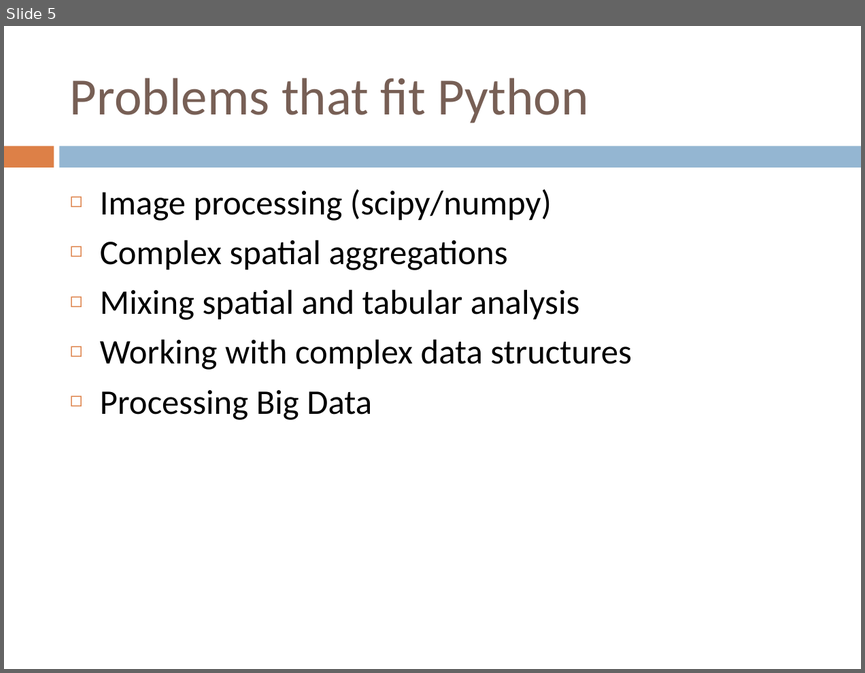
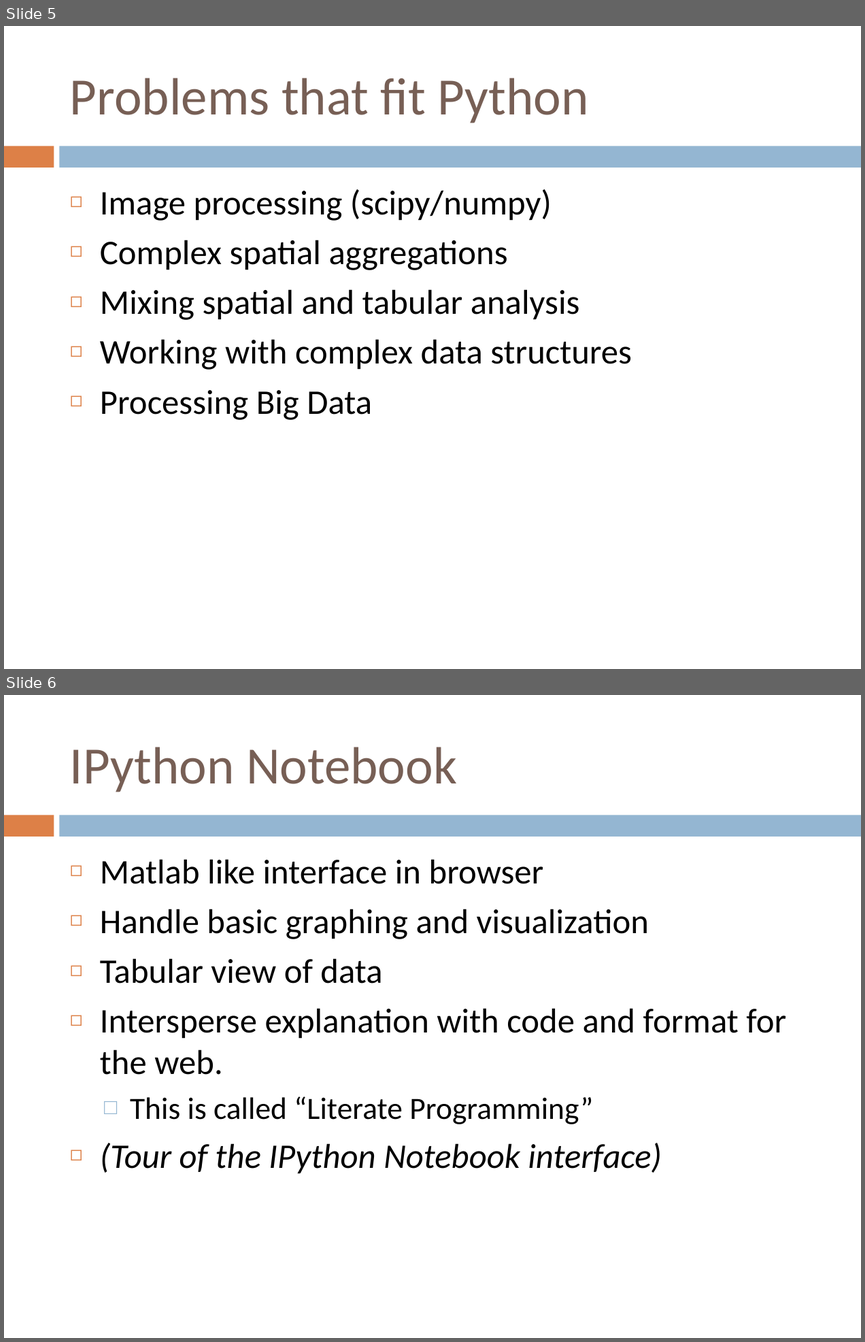
Before and after one commit to NCEAS/oss-2014, a slide deck: day-11/Spatial Data analysis in Python.pptx. Shown one above the other, each under a label of ours: slide 5 before the commit, slides 5 and 6 after it. The pictures are 865x673 and 865x1342 pixels, drawn with LibreOffice and Linux fonts; fonts in the diff are those of the drawing. Boxes give left, top, right and bottom in pixels: in the first picture for what was removed or moved away, otherwise in the second. Text is boxed around its words. In the diff, an @@ line names an element or a change of style, - is before the commit and + after.

```diff
--- a/day-11/Spatial Data analysis in Python.pptx
+++ b/day-11/Spatial Data analysis in Python.pptx
@@ slide 6 added at bbox=[4, 695, 861, 1338], background #FFFFFF; not listed: 2 template elements that a slide beside it also shows @@
@@ title added at bbox=[70, 747, 457, 792], 44 pt, text #775F55 @@
+IPython Notebook
@@ text added at bbox=[100, 859, 786, 1174], 29 pt, text #000000 @@
+◻ Matlab like interface in browser
+◻ Handle basic graphing and visualization
+◻ Tabular view of data
+◻ Intersperse explanation with code and format for the web.
+  □ This is called “Literate Programming”
+◻ (Tour of the IPython Notebook interface)
```
Also in this commit, not shown: 1 slide changed, 1 other file.
